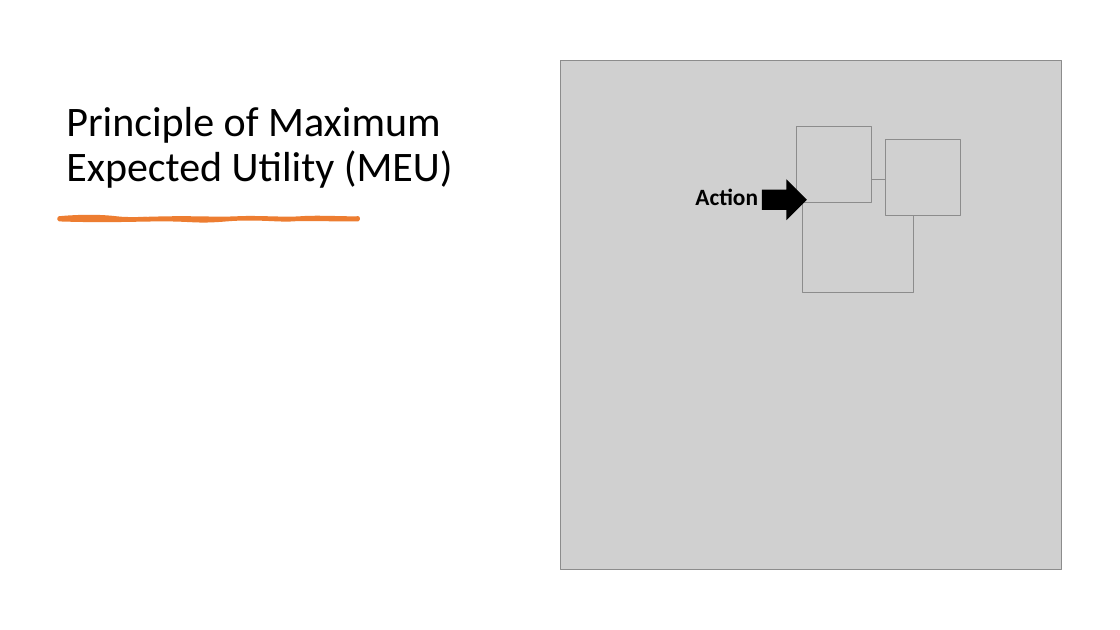
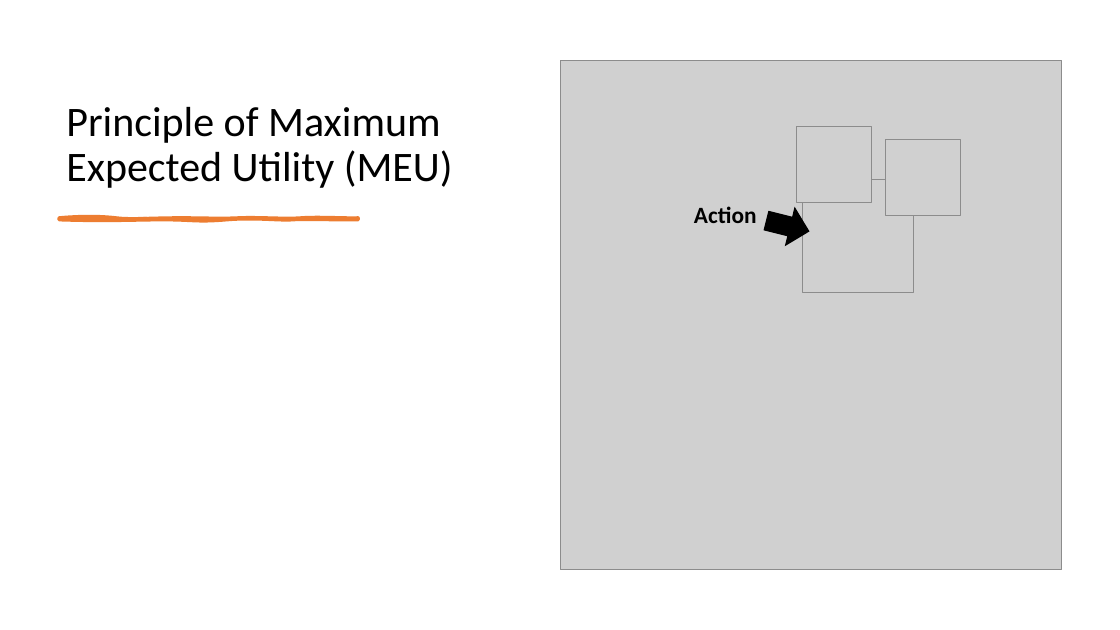
Before and after one commit to mhahsler/CS7320-AI, a slide deck: slide 6 of slides/16_decision_making.pptx. Drawn at 1120x630 pixels with LibreOffice and Linux fonts; fonts in the diff are those of the drawing; grey boxes stand for pictures. Boxes give left, top, right and bottom in pixels: in the first picture for what was removed or moved away, otherwise in the second. Text is boxed around its words. In the diff, an @@ line names an element or a change of style, - is before the commit and + after.

```diff
--- a/slides/16_decision_making.pptx
+++ b/slides/16_decision_making.pptx
@@ text "Action": place and size @@
-text "Action" at bbox=[695, 188, 758, 205]
+text "Action" at bbox=[694, 206, 757, 223]
@@ right arrow at bbox=[762, 202, 814, 249]: rotation 0 to 14 degrees @@
```
Also in this commit, not shown: 9 other slides changed, 1 other file.
